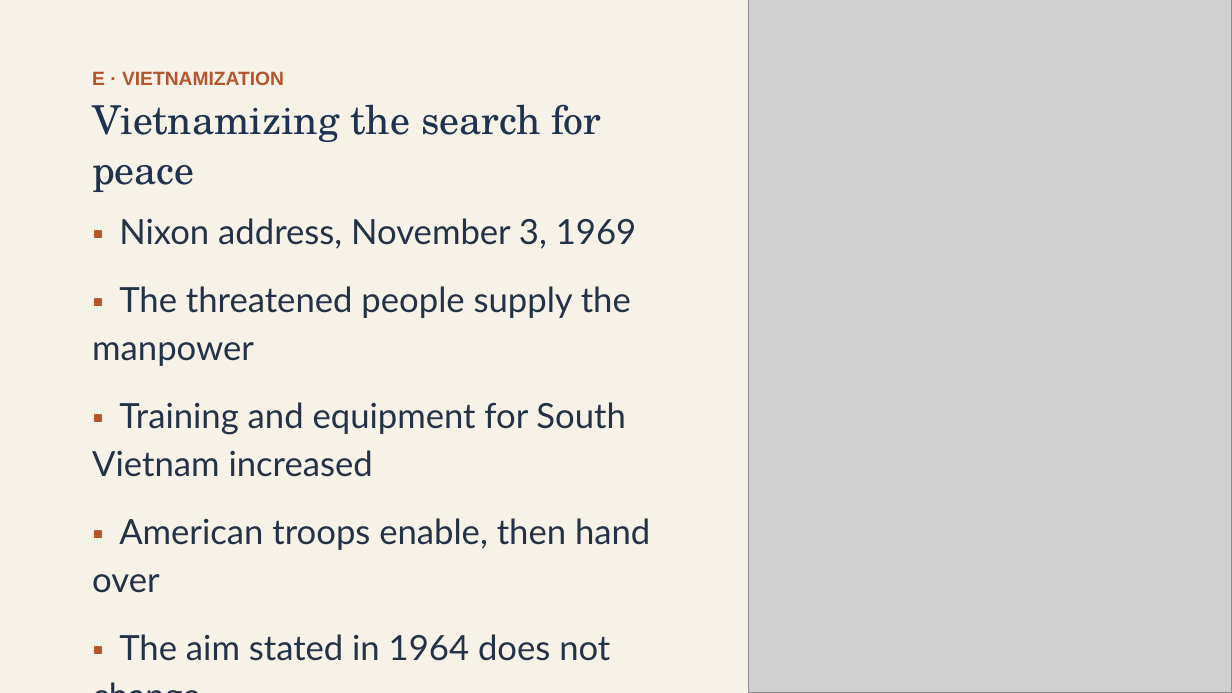
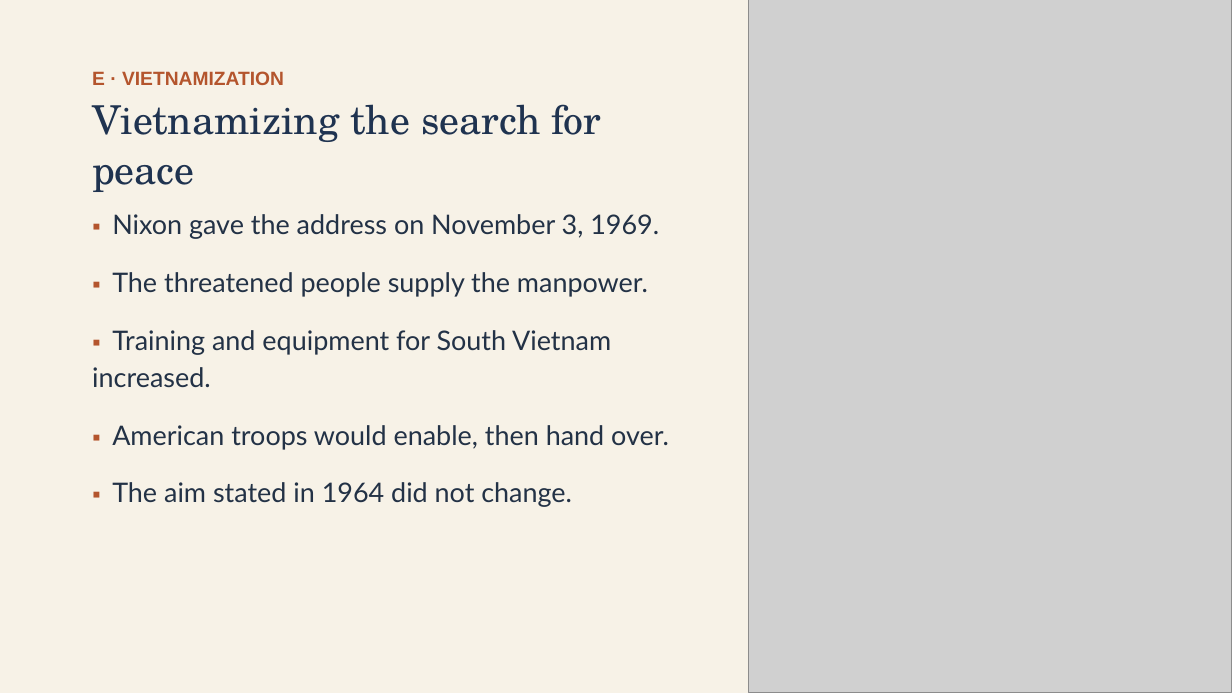
Before and after one commit to ab17gthb/humanities-curriculum-group, a slide deck: slide 17 of cold-war/lesson-06/lesson-06-slides.pptx. Drawn at 1232x693 pixels with LibreOffice and Linux fonts; fonts in the diff are those of the drawing; grey boxes stand for pictures. Boxes give left, top, right and bottom in pixels: in the first picture for what was removed or moved away, otherwise in the second. Text is boxed around its words. In the diff, an @@ line names an element or a change of style, - is before the commit and + after.

Commit message:
Rollout: Cold War L6 reworked and live (Vietnam: The War Containment Built)

```diff
--- a/cold-war/lesson-06/lesson-06-slides.pptx
+++ b/cold-war/lesson-06/lesson-06-slides.pptx
@@ text at (92,214,669,507): text changed; size 27 to 21 pt @@
-▪ Nixon address, November 3, 1969
-▪ The threatened people supply the manpower
-▪ Training and equipment for South Vietnam increased
-▪ American troops enable, then hand over
-▪ The aim stated in 1964 does not change
+▪ Nixon gave the address on November 3, 1969.
+▪ The threatened people supply the manpower.
+▪ Training and equipment for South Vietnam increased.
+▪ American troops would enable, then hand over.
+▪ The aim stated in 1964 did not change.
```
Also in this commit, not shown: 12 other slides changed, 6 other files.
